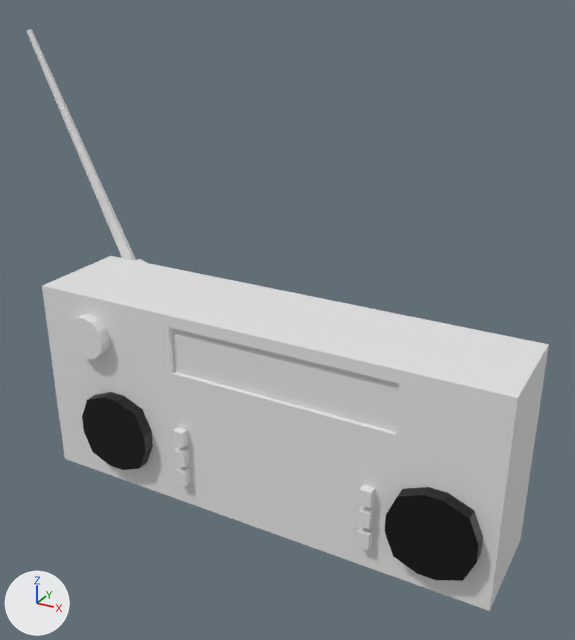
A saved change to the FBX model Assets/Meshes/Radio2.fbx.
The view is the same before and after, from a 50 mm lens placed at (0.193, -0.395, 0.286), pointed at (0.003, -0.051, 0.114). Lighting does not change. The marker at lower left points along +X, +Y and +Z. Where no turn or scale is listed for an object, it has been applied to the vertices.
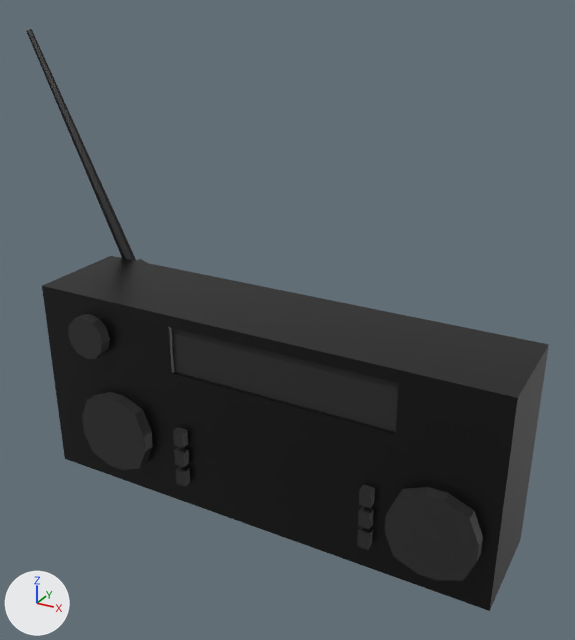
The change in detail:
Material 'Material' (mat_material) changes colour from white #e7e7e7 to black #000000; in linear values from (0.8, 0.8, 0.8) to (0.0, 0.0, 0.0).
me_cube has 176 vertices, 116 faces and spans x -0.185..0.135, y -0.037..0.038, z -0.058..0.192.
me_cube is used by ob_cube; location (0.0, -0.0596, 0.0624).
me_cube part 1: 18 of the faces centred in x -0.113..-0.088, y -0.037..-0.029, z 0.023..0.048 switch from mat_material (white #e7e7e7) to mat_material_001 (black #2a2a2a).
me_cube part 2: 18 of the faces centred in x 0.067..0.074, y -0.035..-0.03, z -0.043..-0.009 switch from mat_material (white #e7e7e7) to mat_material_001 (black #2a2a2a).
me_cube part 3: 17 of the faces centred in x -0.045..-0.038, y -0.035..-0.03, z -0.043..-0.009 switch from mat_material (white #e7e7e7) to mat_material_001 (black #2a2a2a).
me_cube part 4: 1 of the faces centred in x 0.018, y -0.028, z 0.038 switch from mat_material (white #e7e7e7) to mat_material_001 (black #2a2a2a).

Where the change shows, as pixel boxes [x1, y1, x2, y2] in the pictures (575 x 640 px):
'Cube', recoloured (white to black): [26, 29, 549, 611] in both
part 1 of me_cube, recoloured (white to black): [68, 314, 110, 359] in both
part 2 of me_cube, recoloured (white to black): [357, 484, 375, 550] in both
part 3 of me_cube, recoloured (white to black): [173, 427, 190, 486] in both
part 4 of me_cube, recoloured (white to black): [171, 328, 399, 432] in both
